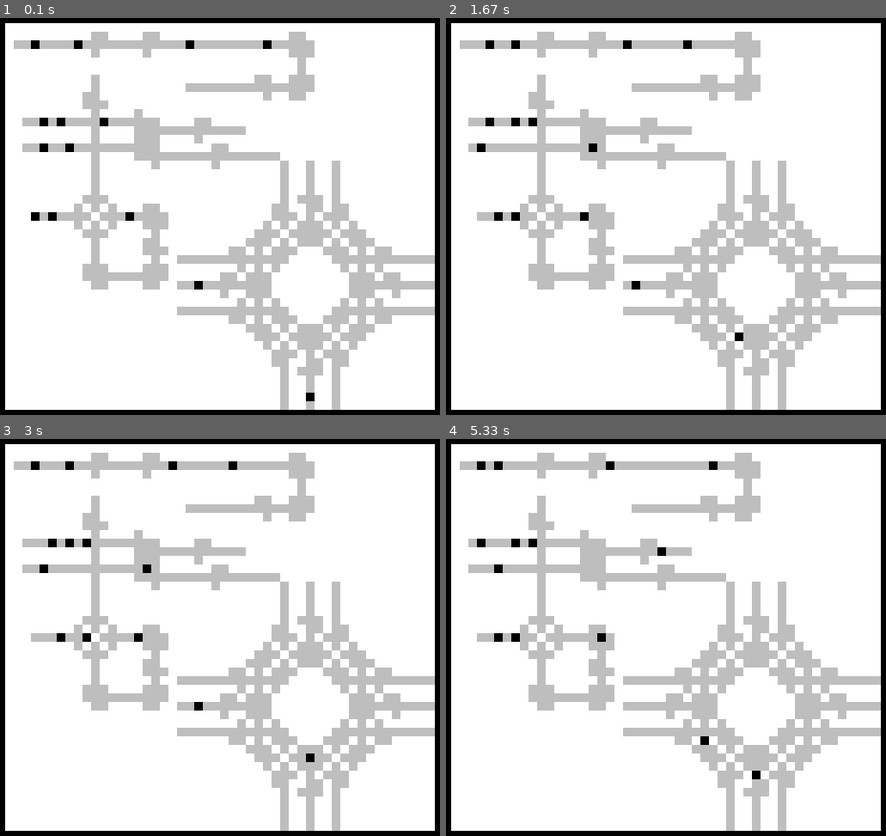
Above: before the commit, frames 1-4 (two rows, left to right).
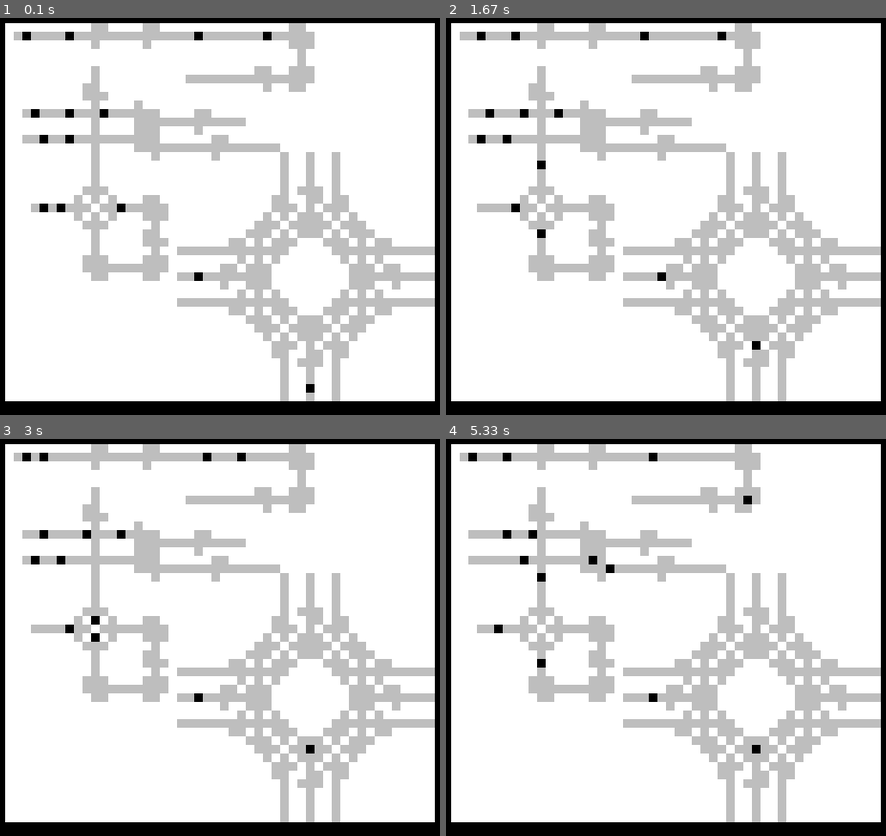
Above: after the commit, the same moments.

Repository: timo/brownomat
Game: pygame game, started from pygamefe.py
Two runs of this game, one before a commit and one after it. Both use one fixed random seed, a clock stepped at 60 frames per second and the inputs below. The source is Python 2; it was converted automatically to run under Python 3.
Inputs:
- Up to frame 1 (0.1 s): no input
- Up to frame 2 (1.67 s): no input
- Up to frame 3 (3 s): no input
- Up to frame 4 (5.33 s): no input

The runs differ from the first frame. In frame 1, 23% of the frame differs, in the area x 1-99%, y 1-99%; in frame 2, 23%; in frame 3, 23%; in frame 4, 23%.

Commit message:
changed _ to #, typed drjoin in

Diff:
--- a/field.py
+++ b/field.py
@@ -101,8 +101,8 @@
                 y = py + yo
                 if char == "O":
                     self.signals.append((x, y))
-                    char = "_"
-                if char == "_":
+                    char = "#"
+                if char == "#":
                     fieldelems.append((x, y))
                     if x < l:
                         l = x
--- a/pygamefe.py
+++ b/pygamefe.py
@@ -60,72 +60,85 @@
         self.additions = set()
         self.nice_redraw = False
 
-testfielddata = """
-          __    __               __
- __O____O______________O______O_____
-          _     _                ___
-                                  _
-                                  _
-          _                  __  ___
-          _          _______________
-         __                   _  __
-         ___
-          _    _
-  _O___O___O______    __
-          _    _____________
-          _    ___    _
-  _O___O__________      __
-          _    _________________
-          _      _      _
-          _
-          _
-          _
-         ___
-        _ _ _   __
-   O_O____ ___O____
-        _ _ _   ___
-         ___     _
-          _     __
-          _     ___
-          _      _
-         ___    ___
-         __________
-          __    __
+testfielddata = """\
+          ##    ##               ##
+ ##O####O##############O######O#####
+          #     #                ###
+                                  #
+                                  #
+          #                  ##  ###
+          #          ###############
+         ##                   #  ##
+         ###
+          #    #
+  #O###O###O######    ##
+          #    #############
+          #    ###    #
+  #O###O##########      ##
+          #    #################
+          #      #      #
+          #
+          #
+          #
+         ###
+        # # #   ##
+   O#O#### ###O####
+        # # #   ###
+         ###     #
+          #     ##
+          #     ###
+          #      #
+         ###    ###
+         ##########
+          ##    ##
 """
 
-c22join = """
-            _  _  _
-            _  _  _
-            _  _  _
-            _  _  _
-            _ ___ _
-           __  __ __
-           ___ _ ___
-          _ _ ___ _ _
-         ___ _____ ___
-        ___ _ ___ _ ___
-      __ _ ___   ___ _ __
-_____________     ____________
-       _ _ _       _ _ _
-     __ ___         ___ __
-__O________         __________
-     _  ___         ___  _
-       _ _ _       _ _ _
-_____________     ____________
-      __ _ ___   ___ _ __
-        ___ _ ___ _ ___
-         ___ _____ ___
-          _ _ ___ _ _
-           ___ _ ___
-           __  __ __
-            _ ___ _
-            _  _  _
-            _  _  _
-            _  O  _
-            _  _  _
+c22join = """\
+            #  #  #
+            #  #  #
+            #  #  #
+            #  #  #
+            # ### #
+           ##  ## ##
+           ### # ###
+          # # ### # #
+         ### ##### ###
+        ### # ### # ###
+      ## # ###   ### # ##
+#############     ############
+       # # #       # # #
+     ## ###         ### ##
+##O########         ##########
+     #  ###         ###  #
+       # # #       # # #
+#############     ############
+      ## # ###   ### # ##
+        ### # ### # ###
+         ### ##### ###
+          # # ### # #
+           ### # ###
+           ##  ## ##
+            # ### #
+            #  #  #
+            #  #  #
+            #  O  #
+            #  #  #
 
 """
 
+drjoin = """\
+
+             #     #     #
+             #     #     #
+             #     #     #
+      #  ### # ### # ### # ###  #
+############# ##### ##### ##########
+      ## ### # ### # ### # ### ##
+#################  #  ##############
+      #  ### ###   #   ### ###  #
+             #     #     #
+             #     #     #
+"""
 
 class PyGameFrontend(object):
     def __init__(self):
